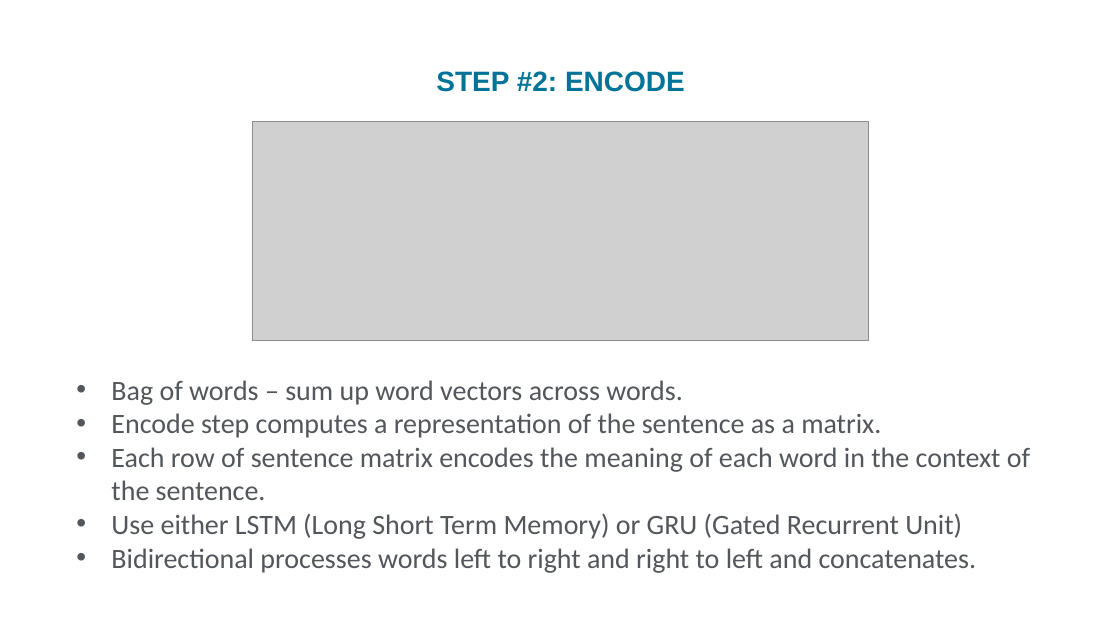
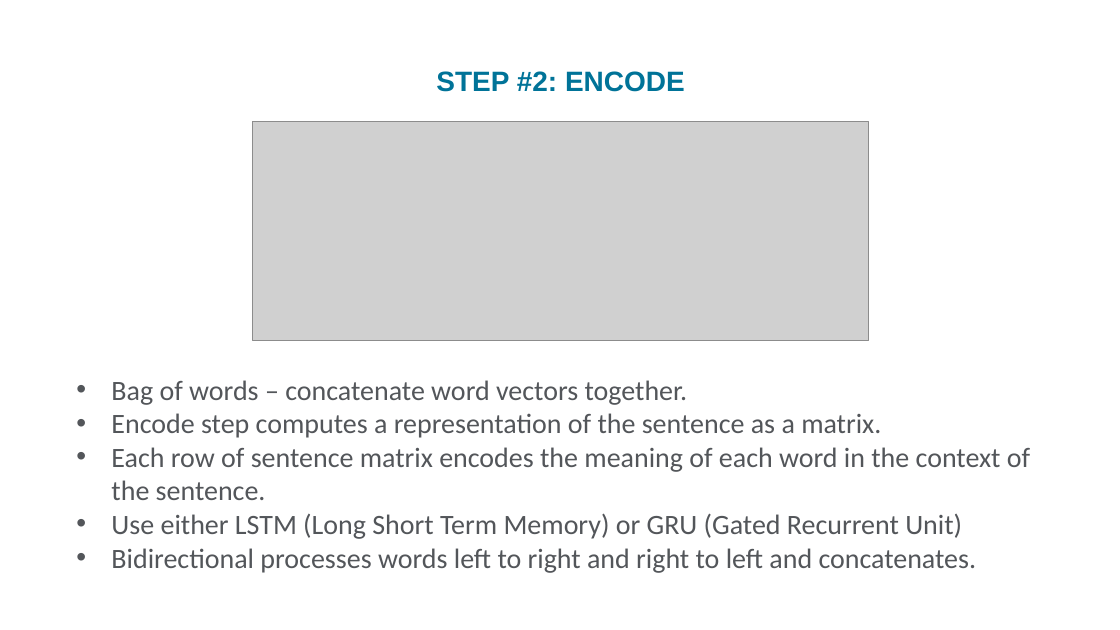
Before and after one commit to sujitpal/eeap-examples, a slide deck: slide 8 of docs/presentation_slides.pptx. Drawn at 1120x630 pixels with LibreOffice and Linux fonts; fonts in the diff are those of the drawing; grey boxes stand for pictures; background and template pictures are left out. Boxes give left, top, right and bottom in pixels: in the first picture for what was removed or moved away, otherwise in the second. Text is boxed around its words. In the diff, an @@ line names an element or a change of style, - is before the commit and + after.

```diff
--- a/docs/presentation_slides.pptx
+++ b/docs/presentation_slides.pptx
@@ text at bbox=[111, 380, 688, 405]: text changed @@
-• Bag of words – sum up word vectors across words.
+• Bag of words – concatenate word vectors together.
```
Also in this commit, not shown: 4 other slides changed, 6 other files.
